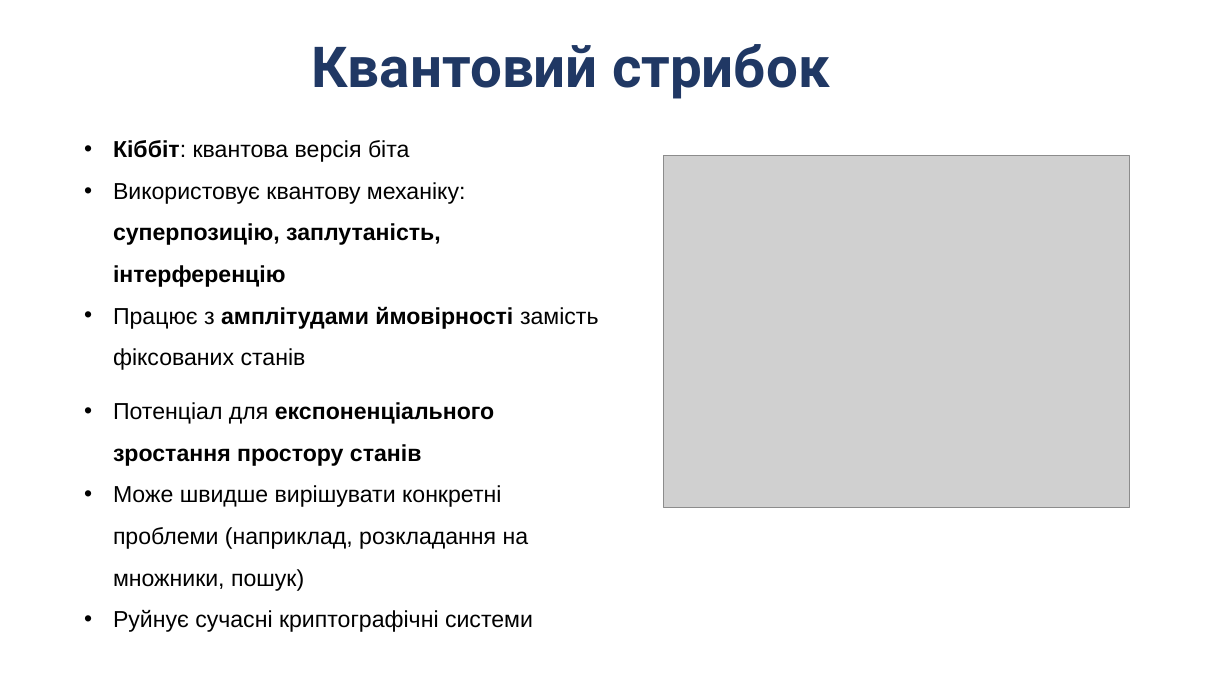
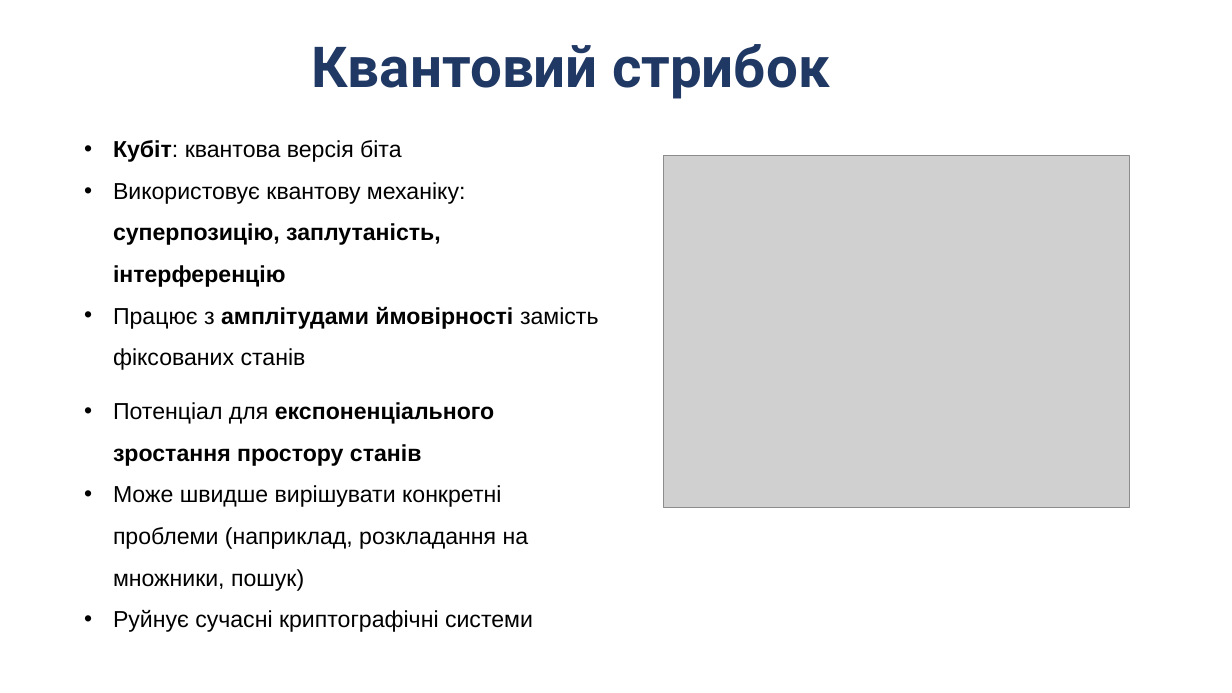
Before and after one commit to Andriykooo/ifntung-studies, a slide deck: slide 3 of Year 1/Постквантова криптографія/UA/2026/PPT/Презентація_1.pptx. Drawn at 1232x693 pixels with LibreOffice and Linux fonts; fonts in the diff are those of the drawing; grey boxes stand for pictures. Boxes give left, top, right and bottom in pixels: in the first picture for what was removed or moved away, otherwise in the second. Text is boxed around its words. In the diff, an @@ line names an element or a change of style, - is before the commit and + after.

```diff
--- a/Year 1/Постквантова криптографія/UA/2026/PPT/Презентація_1.pptx
+++ b/Year 1/Постквантова криптографія/UA/2026/PPT/Презентація_1.pptx
@@ text at [113, 140, 402, 162]: text changed @@
-• Кіббіт: квантова версія біта
+• Кубіт: квантова версія біта
```
Also in this commit, not shown: 11 other slides changed, 3 other files.
